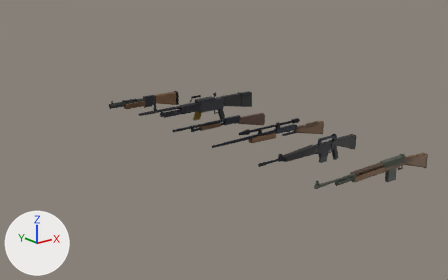
A saved change to the Blender file art_source/characters/us units/weapons_us.blend.
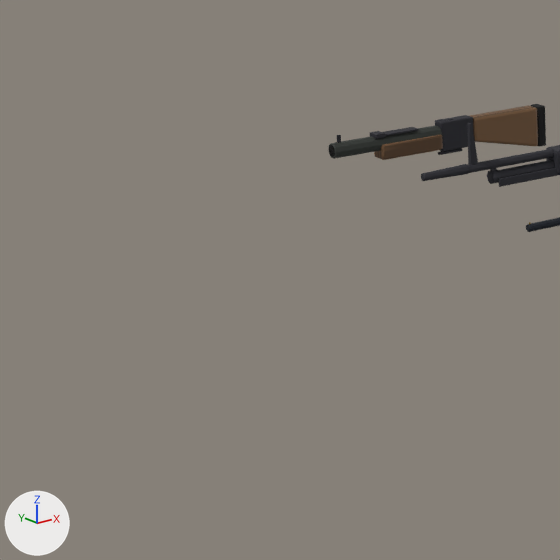
Old and new are each drawn whole from a 50 mm lens placed at (-2.58, -2.35, 1.67), pointed at (0.45, 1.43, 0.16) and again close up on the part from 1% to 41% of the width and 21% to 85% of the height. Lighting does not change. The marker at lower left points along +X, +Y and +Z. The first two pictures are the older version.

In view in the first close-up: 'M60_barrel', 'M79_barrel', 'M79_forend', 'M79_receiver', 'M79_stock' and 11 more.
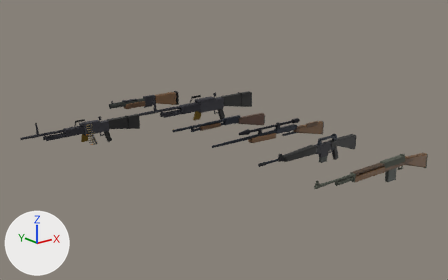
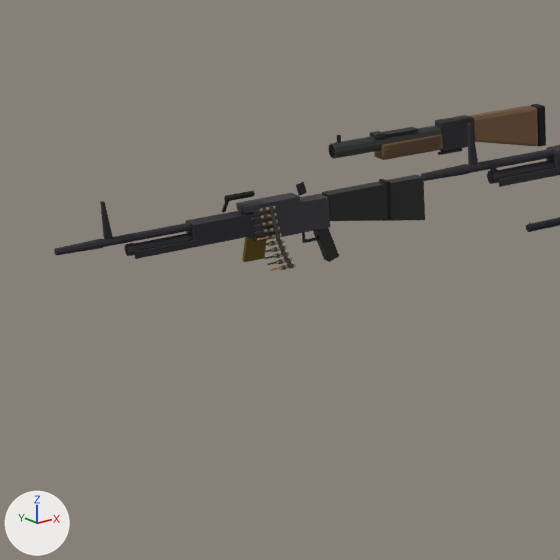
What differs and where, as boxes [x1, y1, x2, y2] in the close-ups (560 x 560 px):
'M60_belted', added: after [54, 174, 425, 271]
    faces in mat_m60steel_003 (dark grey #37373e): [54, 182, 319, 259]
    faces in mat_blackpolymer_003 (black #181815): [313, 174, 425, 262]
    faces in mat_m60receiver_003 (dark grey #44444b): [236, 193, 330, 242]
    faces in mat_gunmetal (dark grey #59595d): [251, 206, 294, 270]
    faces in mat_beltbrass_002 (yellow #907530): [242, 237, 267, 262]

Patch to the scene script:
```diff
--- a/art_source/characters/us units/weapons_us.blend.py
+++ b/art_source/characters/us units/weapons_us.blend.py
@@ mat_blackpolymer_003 @@
+mat_blackpolymer_003 = principled_material('BlackPolymer.003')
+mat_blackpolymer_003.base_color = (0.00902, 0.00902, 0.00775)  # black #181815
@@ mat_m60steel_003 @@
+mat_m60steel_003 = principled_material('M60Steel.003')
+mat_m60steel_003.base_color = (0.0385, 0.0385, 0.0478)  # dark grey #37373e
+mat_m60steel_003.metallic = 0.45
+mat_m60steel_003.roughness = 0.75
@@ mat_m60receiver_003 @@
+mat_m60receiver_003 = principled_material('M60Receiver.003')
+mat_m60receiver_003.base_color = (0.0582, 0.0582, 0.0697)  # dark grey #44444b
+mat_m60receiver_003.metallic = 0.45
+mat_m60receiver_003.roughness = 0.7
@@ mat_tracer_tip @@
+mat_tracer_tip = principled_material('tracer_tip')
+mat_tracer_tip.base_color = (0.75, 0.3, 0.05)  # orange #e1953f
+mat_tracer_tip.metallic = 0.3
@@ mat_rubberblack_002 @@
+mat_rubberblack_002 = principled_material('RubberBlack.002')
+mat_rubberblack_002.base_color = (0.00775, 0.00775, 0.00775)  # black #151515
+mat_rubberblack_002.roughness = 0.95
@@ mat_beltbrass_002 @@
+mat_beltbrass_002 = principled_material('BeltBrass.002')
+mat_beltbrass_002.base_color = (0.28, 0.177, 0.029)  # yellow #907530
+mat_beltbrass_002.metallic = 0.9
+mat_beltbrass_002.roughness = 0.4
@@ mat_gunmetal @@
+mat_gunmetal = principled_material('gunmetal')
+mat_gunmetal.base_color = (0.1, 0.1, 0.11)  # dark grey #59595d
+mat_gunmetal.metallic = 0.6
@@ mat_brass_1 @@
+mat_brass_1 = principled_material('brass')
+mat_brass_1.base_color = (0.55, 0.42, 0.18)  # yellow #c4ad76
+mat_brass_1.metallic = 0.8
+mat_brass_1.roughness = 0.4
@@ me_m60_belted_v2 @@
+me_m60_belted_v2.from_pydata(...)  # 644 vertices, 460 faces; spans x -0.65..0.583, y -0.044..0.116, z -0.199..0.126
+# faces by material slot: [88, 12, 12, 12, 12, 80, 230, 14]
+me_m60_belted_v2.materials.append(mat_m60steel_003)  # dark grey #37373e
+me_m60_belted_v2.materials.append(mat_m60receiver_003)  # dark grey #44444b
+me_m60_belted_v2.materials.append(mat_blackpolymer_003)  # black #181815
+me_m60_belted_v2.materials.append(mat_rubberblack_002)  # black #151515
+me_m60_belted_v2.materials.append(mat_beltbrass_002)  # yellow #907530
+me_m60_belted_v2.materials.append(mat_brass_1)  # yellow #c4ad76
+me_m60_belted_v2.materials.append(mat_gunmetal)  # dark grey #59595d
+me_m60_belted_v2.materials.append(mat_tracer_tip)  # orange #e1953f
@@ ob_m60_belted @@
+ob_m60_belted = bpy.data.objects.new('M60_belted', me_m60_belted_v2)
+ob_m60_belted.location = (0.0, 3.0, 0.0)
+_m = ob_m60_belted.modifiers.new('Bevel', 'BEVEL')
+_m.width = 0.001
+_m.width_pct = 0.001
+_m.segments = 2
+_m.angle_limit = 0.7
```
